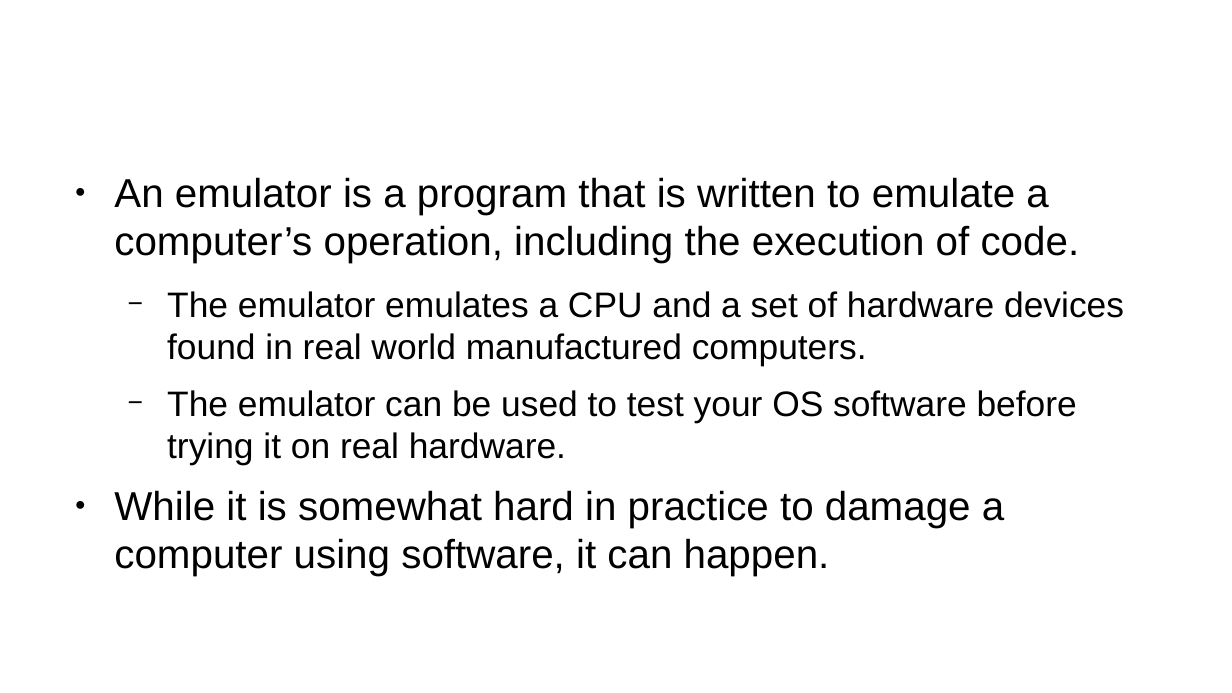
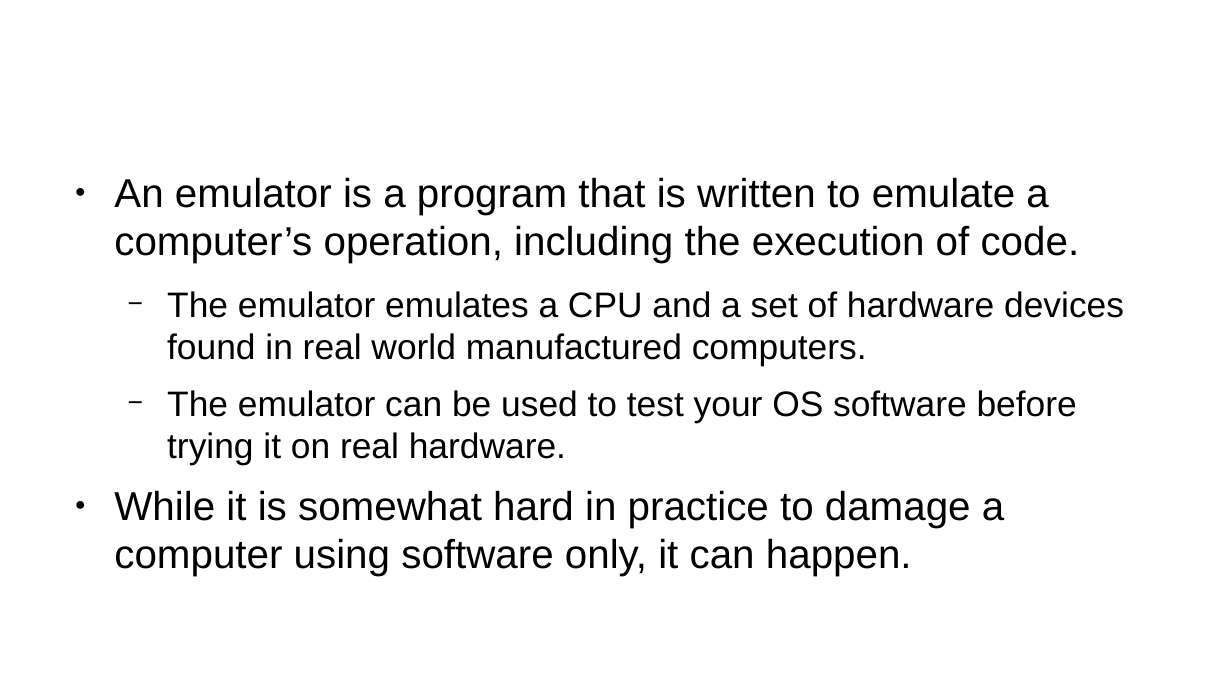
Before and after one commit to latentPrion/work-experience-kernel, a slide deck: slide 13 of part-02-the-basics-toolchains-and-first-execution.odp. Drawn at 1232x693 pixels with LibreOffice and Linux fonts; fonts in the diff are those of the drawing; background and template pictures are left out. Boxes give left, top, right and bottom in pixels: in the first picture for what was removed or moved away, otherwise in the second. Text is boxed around its words. In the diff, an @@ line names an element or a change of style, - is before the commit and + after.

```diff
--- a/part-02-the-basics-toolchains-and-first-execution.odp
+++ b/part-02-the-basics-toolchains-and-first-execution.odp
@@ text at (x1=114, y1=490, x2=1004, y2=576): text changed @@
-● While it is somewhat hard in practice to damage a computer using software, it can happen.
+● While it is somewhat hard in practice to damage a computer using software only, it can happen.
```
Also in this commit, not shown: 3 other slides changed, 1 other file.
